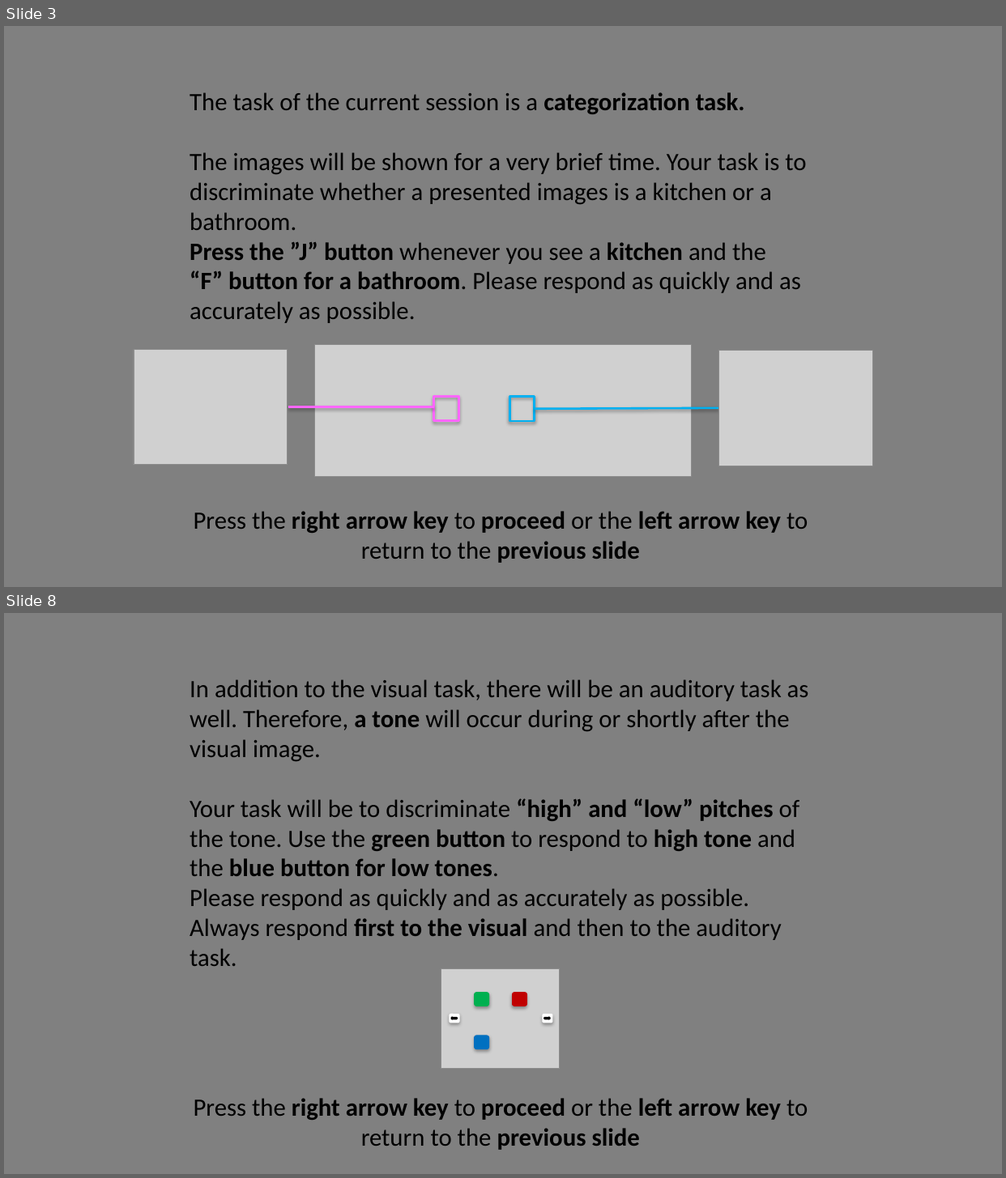
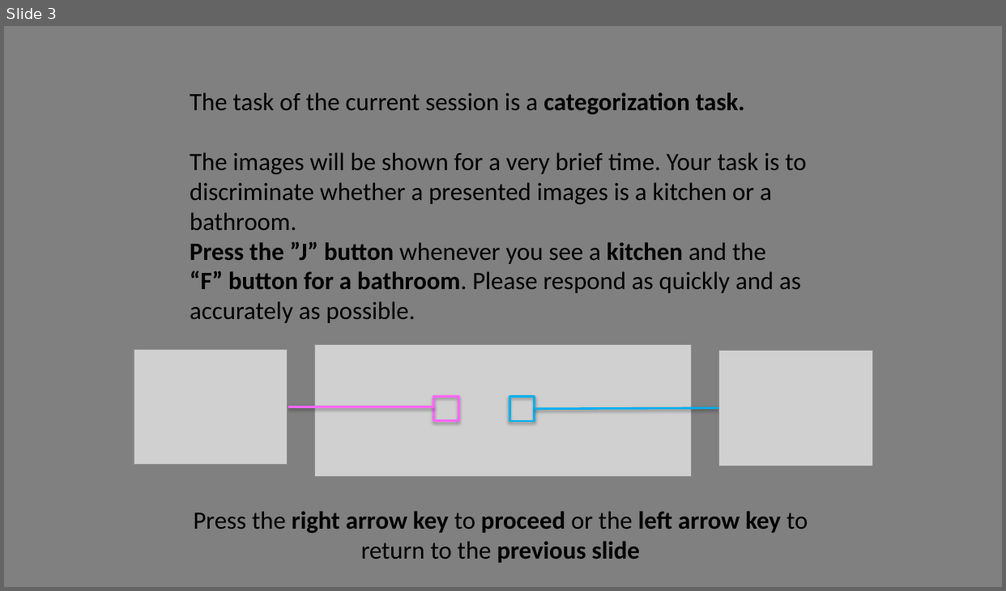
Before and after one commit to michaengeser/pep_wp4, a slide deck: instructions/Instructions.pptx. Shown one above the other, each under a label of ours: slides 3 and 8 before the commit, slide 3 after it; the slides between them are not shown. The pictures are 1006x1178 and 1006x591 pixels, drawn with LibreOffice and Linux fonts; fonts in the diff are those of the drawing; grey boxes stand for pictures. Boxes give left, top, right and bottom in pixels: in the first picture for what was removed or moved away, otherwise in the second. Text is boxed around its words. In the diff, an @@ line names an element or a change of style, - is before the commit and + after.

```diff
--- a/instructions/Instructions.pptx
+++ b/instructions/Instructions.pptx
@@ slide 8 removed at (4,613,1002,1174), background #808080 @@
@@ text removed at (189,679,809,1150) @@
-In addition to the visual task, there will be an auditory task as well. Therefore, a tone will occur during or shortly after the visual image.
-Your task will be to discriminate “high” and “low” pitches of the tone. Use the green button to respond to high tone and the blue button for low tones.
-Please respond as quickly and as accurately as possible. Always respond first to the visual and then to the auditory task.
-Press the right arrow key to proceed or the left arrow key to return to the previous slide
@@ group removed at (441,969,560,1068): 5 rounded rectangles, 2 right arrows, 1 picture @@
```
Also in this commit, not shown: 2 slides changed, 4 slides added, 6 other slides removed, 14 other files.
